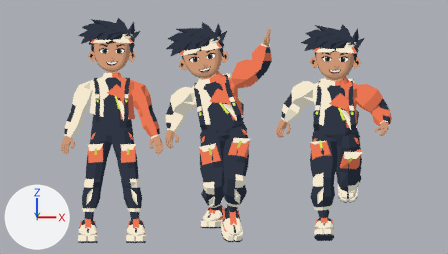
An edit to the Blender file assets/source/sunline-review.blend, drawn before and after from the same camera.
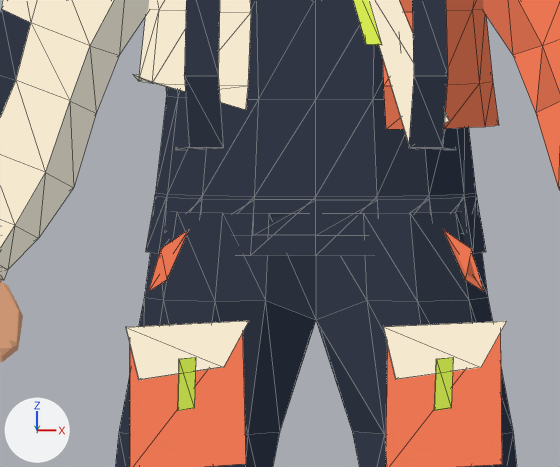
The first picture shows the older version from the file's camera 'Sunline review camera'. The close-ups show the older and then the newer version on the part from 16% to 32% of the width and 41% to 64% of the height of that picture. Only the edits that show in the close-ups are written down. The axes (+X, +Y, +Z) are drawn at lower left. The lights are the same throughout. The close-ups show mesh edges as thin lines.

In view in the first close-up: 'Angular_ivory_shin_flash_-1', 'Angular_ivory_shin_flash_-1_1', 'Angular_ivory_shin_flash_-1_2', 'Angular_ivory_shin_flash_-1_3', 'Back_cream_envelope_yoke', 'Back_cream_envelope_yoke_1', 'Back_cream_envelope_yoke_2', 'Back_cream_envelope_yoke_3', 'Broad_connected_courier_shoulder_strap_-1', 'Relaxed_five-finger_hand'.
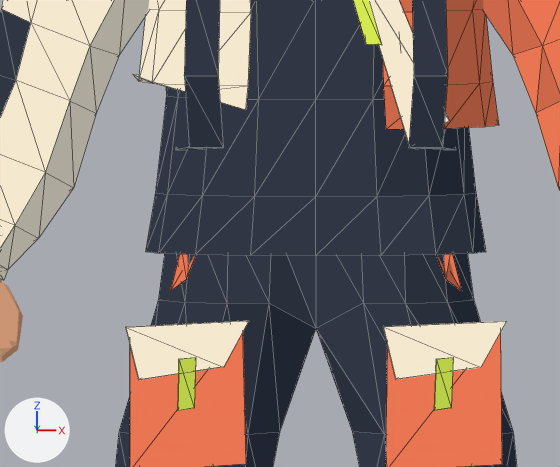
The change, as a diff of the scene's bpy script:
```diff
--- a/assets/source/sunline-review.blend.py
+++ b/assets/source/sunline-review.blend.py
@@ me_angular_ivory_shin_flash__1_1_006 @@
 # used by ob_angular_ivory_shin_flash__1_1; location = (-1.05, 0.0, 0.0)
-me_angular_ivory_shin_flash__1_1_006.from_pydata(...)  # 614 vertices, 306 faces; spans x -0.283..0.283, y -0.135..0.135, z 0.286..1.071
+me_angular_ivory_shin_flash__1_1_006.from_pydata(...)  # 614 vertices, 306 faces; spans x -0.283..0.283, y -0.123..0.123, z 0.286..1.058
+# me_angular_ivory_shin_flash__1_1_006 part 1: the loose piece of 4 vertices spanning x -0.204..-0.165, y -0.088..0.0, z 0.951..1.055 is rebuilt with 4 vertices and now spans x -0.187..-0.146, y -0.085..0.0, z 0.948..1.047
+# me_angular_ivory_shin_flash__1_1_006 part 2: the loose piece of 4 vertices spanning x -0.181..-0.111, y -0.135..-0.073, z 0.951..1.055 is rebuilt with 4 vertices and now spans x -0.156..-0.104, y -0.123..-0.067, z 0.948..1.047
+# me_angular_ivory_shin_flash__1_1_006 part 3: the loose piece of 4 vertices spanning x -0.06..0.0, y -0.127..-0.073, z 0.926..1.055 is rebuilt with 4 vertices and now spans x -0.056..0.0, y -0.107..-0.074, z 0.917..1.047
+# me_angular_ivory_shin_flash__1_1_006 part 4: the loose piece of 4 vertices spanning x 0.0..0.06, y -0.127..-0.073, z 0.926..1.055 is rebuilt with 4 vertices and now spans x 0.0..0.056, y -0.107..-0.074, z 0.917..1.047
+# me_angular_ivory_shin_flash__1_1_006 part 5: the loose piece of 4 vertices spanning x 0.111..0.181, y -0.135..-0.073, z 0.951..1.055 is rebuilt with 4 vertices and now spans x 0.104..0.156, y -0.123..-0.067, z 0.948..1.047
+# me_angular_ivory_shin_flash__1_1_006 part 6: the loose piece of 4 vertices spanning x 0.165..0.204, y -0.088..0.0, z 0.951..1.055 is rebuilt with 4 vertices and now spans x 0.146..0.187, y -0.085..0.0, z 0.948..1.047
+# me_angular_ivory_shin_flash__1_1_006 part 7: 74 vertices moved from x -0.194..0.194, y -0.131..0.135, z 0.926..1.071 to x -0.174..0.174, y -0.108..0.123, z 0.916..1.058; 34 vertices removed from x -0.204..0.204, y -0.135..0.113, z 0.926..1.055; 42 vertices added at x -0.187..0.187, y -0.123..0.123, z 0.916..1.047
+# other edits to the shape of me_angular_ivory_shin_flash__1_1_006 do not show in these pictures
 me_angular_ivory_shin_flash__1_1_006.materials.append(mat_secondary_032)
@@ me_angular_ivory_shin_flash__1_2_006 @@
 me_angular_ivory_shin_flash__1_2_006.from_pydata(...)  # 96 vertices, 48 faces; spans x -0.221..0.221, y -0.143..-0.053, z 0.749..1.035
 # used by ob_angular_ivory_shin_flash__1_2; location = (-1.05, 0.0, 0.0)
+# me_angular_ivory_shin_flash__1_2_006 part 8: 20 of the vertices in x -0.199..-0.15, y -0.103..-0.068, z 0.96..1.035 are scaled about their middle by (0.879, 0.876, 1), then moved by (0.023, 0.013, 0.0)
+# me_angular_ivory_shin_flash__1_2_006 part 9: 20 of the vertices in x 0.15..0.199, y -0.103..-0.068, z 0.96..1.035 are scaled about their middle by (0.879, 0.876, 1), then moved by (-0.023, 0.013, 0.0)
 me_angular_ivory_shin_flash__1_2_006.materials.append(mat_primary_032)
```

Changed parts and their boxes (x1, y1, x2, y2) in the close-ups (560 x 467 px; the box of a moved part takes in the faces that stretch with it):
'Angular_ivory_shin_flash_-1_1', reshaped: before (115, 196, 517, 467); after (115, 253, 517, 467)
'Angular_ivory_shin_flash_-1_2', reshaped: before (130, 230, 502, 467); after (130, 254, 502, 467)
part 1 of me_angular_ivory_shin_flash__1_1_006, rebuilt: before (144, 211, 177, 300); after (158, 253, 189, 302)
part 2 of me_angular_ivory_shin_flash__1_1_006, rebuilt: before (163, 212, 222, 301); after (185, 254, 228, 303)
part 3 of me_angular_ivory_shin_flash__1_1_006, rebuilt: before (266, 213, 316, 320); after (269, 255, 316, 328)
part 4 of me_angular_ivory_shin_flash__1_1_006, rebuilt: before (316, 213, 366, 320); after (316, 255, 363, 328)
part 5 of me_angular_ivory_shin_flash__1_1_006, rebuilt: before (410, 212, 469, 301); after (404, 254, 447, 303)
part 6 of me_angular_ivory_shin_flash__1_1_006, rebuilt: before (455, 211, 488, 300); after (443, 253, 474, 302)
part 7 of me_angular_ivory_shin_flash__1_1_006, moved or reshaped: before (119, 196, 513, 432); after (119, 255, 513, 432)
part 8 of me_angular_ivory_shin_flash__1_2_006, moved or reshaped: before (148, 230, 188, 292); after (170, 254, 196, 291)
part 9 of me_angular_ivory_shin_flash__1_2_006, moved or reshaped: before (443, 230, 484, 292); after (436, 254, 462, 291)
